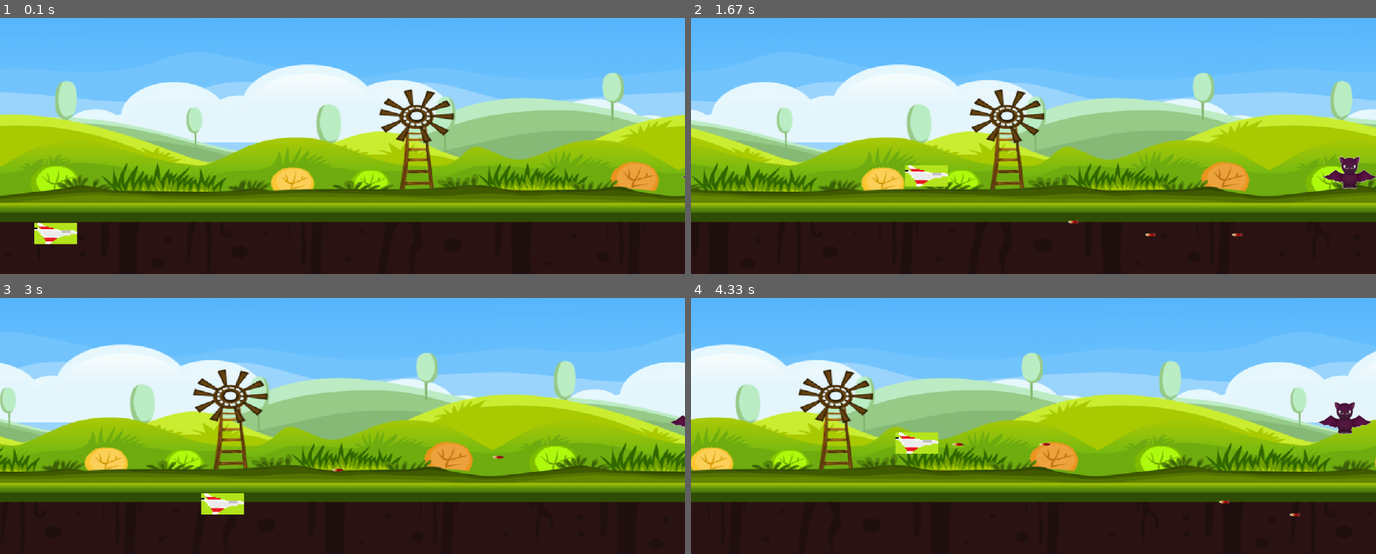
Above: before the commit, frames 1-4 (two rows, left to right).
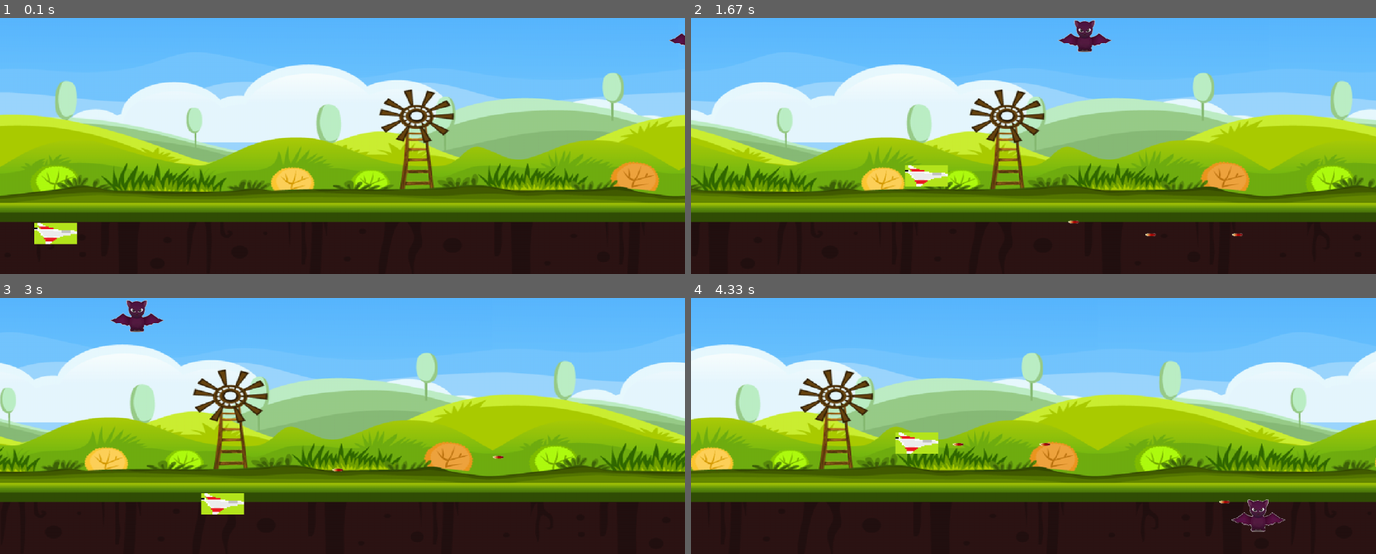
Above: after the commit, the same moments.

Repository: DJmong/Pygame
Game: pygame game, started from main.py
The game is run twice, just before and just after one commit, with the same random seed, the same clock (stepped at 60 frames per second) and the same inputs.
Inputs:
- Up to frame 1 (0.1 s): no input
- Up to frame 2 (1.67 s): hold Ctrl 0.33-0.8 s; hold Right 0.33-0.8 s; hold Right 0.83-1.3 s; tap Ctrl at 0.9, 1.2, 1.4 s; hold Up 1.33-1.63 s
- Up to frame 3 (3 s): hold Right 1.67-2.13 s; tap Ctrl at 1.73, 2.03, 2.23, 2.53, 2.8 s; hold Left 2.17-2.7 s; hold Down from 2.73 s (still down)
- Up to frame 4 (4.33 s): release Down at 3.03 s; hold Left 3.07-3.47 s; tap Ctrl at 3.13, 3.43, 3.57, 3.97, 4.27 s; hold Up 3.5-3.87 s; hold Right from 3.9 s (still down)

The runs differ from the first frame. In frame 1, less than 0.1% of the frame differs, in the area x 97-100%, y 5-63%; in frame 2, 0.9%, in the area x 53-100%, y 0-67%; in frame 3, 0.5%; in frame 4, 0.9%.

Commit message:
Make Enemy Class have more data

Diff:
--- a/main.py
+++ b/main.py
@@ -3,20 +3,20 @@
 from source import bgm
 from source import character as ch
 from source import engine as eg
+from source import resolution as res
+from source import enemy
 from time import sleep
 
 Color = (255, 255, 255)
 RED = (255, 0, 0)
-width = 1280
-height = 480
-background_width = width
+
+res.width = 1280
+res.height = 480
+
+background_width = res.width
 
 img_user = 'graphic/backup.png'
-img_enemy = 'graphic/bat.png'
 img_bg = 'graphic/background.png'
-
-bat_width = 100
-bat_height = 60
 
 fireball1_width = 140
 fireball1_height = 60
@@ -35,7 +35,7 @@
 
     largeText = pygame.font.Font('freesansbold.ttf', 115)
     TextSurf, TextRect = textObj(text, largeText)
-    TextRect.center = ((width / 2), (height / 2))
+    TextRect.center = ((res.width / 2), (res.height / 2))
     gamepad.blit(TextSurf, TextRect)
     pygame.display.update()
     sleep(2)
@@ -53,25 +53,23 @@
     global gamepad, user, clock, background1, background2
     global bat, fires, boom
 
-    eg.add_unit(bat)
-    eg.add_unit(user)
+
 
     bullet_list = []
 
     batDeath = False
     boom_count = 0
-    eg.add_enemy(bat)
-
-    user.setLocation(width * 0.05, height * 0.8)
+
+    user.setLocation(res.width * 0.05, res.height * 0.8)
 
     background1_x = 0
     background2_x = background_width
     speed = 2
 
-    bat.setLocation(width, random.randrange(0, height))
-
-    fire_x = width
-    fire_y = random.randrange(0, height)
+
+
+    fire_x = res.width
+    fire_y = random.randrange(0, res.height)
     random.shuffle(fires)
     fire = fires[0]
 
@@ -108,7 +106,6 @@
 
                 if event.key == pygame.K_LCTRL:
                     bullet = user.Attack()
-                    eg.add_unit(bullet)
                     bullet_list.append(bullet)
 
             if event.type == pygame.KEYUP:
@@ -139,13 +136,13 @@
         w, h = user.getSize()
         if y < 0:
             y = 0
-        elif y > (height - h):
-            y = (height - h)
+        elif y > (res.height - h):
+            y = (res.height - h)
 
         if x < 0:
             x = 0
-        elif x > (width - w):
-            x = (width - w)
+        elif x > (res.width - w):
+            x = (res.width - w)
 
         user.setLocation(x, y)
 
@@ -159,15 +156,16 @@
             fire_x -= 15
 
         if fire_x <= 0:
-            fire_x = width
-            fire_y = random.randrange(0, height)
+            fire_x = res.width
+            fire_y = random.randrange(0, res.height)
             random.shuffle(fires)
             fire = fires[0]
 
-        bat.setAccel(-1, 0)
+
         bat_x, bat_y = bat.getLocation()
+        bat_w, bat_h = bat.getSize()
         if bat_x <= 0:
-            bat.setLocation(width, random.randrange(0, height - bat_height))
+            bat.setLocation(res.width, random.randrange(0, res.height - bat_h))
 
         bat_x, bat_y = bat.getLocation()
         #bullet check for bat
@@ -175,12 +173,15 @@
             for bullet in bullet_list:
                 isShotBat = eg.chk_collision(bullet, bat)
                 if isShotBat == True:
+                    bat.take_dmg(1)
                     bullet_list.remove(bullet)
+
+                if bat.is_dead():
                     batDeath = True
                     continue
                 b_x, b_y = bullet.getLocation()
 
-                if b_y > height or b_y < 0 or b_x > width or b_x < 0:
+                if b_y > res.height or b_y < 0 or b_x > res.width or b_x < 0:
                     bullet_list.remove(bullet)
 
 
@@ -203,7 +204,7 @@
                     crash()
 
         bat_x, bat_y = bat.getLocation()
-
+        bat_w, bat_h = bat.getSize();
         if not batDeath:
             drawObject(bat.getImage(), bat_x, bat_y)
         else:
@@ -213,7 +214,9 @@
             drawObject(boom, bat_x, bat_y)
 
             if boom_count > 6:
-                bat.setLocation(width, random.randrange(0, height - bat_height))
+                bat.setLocation(res.width, random.randrange(0, res.height - bat_h))
+                del(bat)
+                bat = enemy.Bat()
                 batDeath = False
                 boom_count = 0
 
@@ -239,18 +242,17 @@
 
     fires = []
     pygame.init()
-    gamepad = pygame.display.set_mode((width, height))
+    gamepad = pygame.display.set_mode((res.width, res.height))
 
     user = ch.Player(img_user)
     user.setSize(aircraft_width, aircraft_height)
 
     pygame.display.set_caption("Test")
     background1 = pygame.image.load(img_bg)
-    background1 = pygame.transform.scale(background1, (width, height))
+    background1 = pygame.transform.scale(background1, (res.width, res.height))
     background2 = background1.copy()
 
-    bat = ch.Enemy(100, img_enemy)
-    bat.setSize(bat_width, bat_height)
+    bat = enemy.Bat()
 
     fires.append((0, pygame.image.load('graphic/fireball.png')))
     fires.append((0, pygame.image.load('graphic/fireball2.png')))
--- a/source/character.py
+++ b/source/character.py
@@ -1,6 +1,9 @@
 import pygame
-
-
+import os
+import random
+from source import resolution as res
+from source import engine as eg
+dir = os.pardir + '/graphic'
 class Point():
     def __init__(self):
         self.xy = [0, 0]
@@ -35,6 +38,10 @@
         super().__init__()
         self.setImage(image)
         self.wh = [0, 0]
+        eg.add_unit(self)
+
+    def __del__(self):
+        eg.del_unit(self)
 
     def setImage(self, image):
         self.image = pygame.image.load(image)
@@ -50,6 +57,9 @@
         return self.wh
 
 class Player(Unit):
+    def __init__(self, image):
+        super().__init__(image)
+
     def key_ins(self, key):
         pass
 
@@ -68,12 +78,22 @@
     def __init__(self, hp, image):
         super().__init__(image)
         self.hp = hp
+        eg.add_enemy(self)
+
+    def __del__(self):
+        eg.del_enemy(self)
 
     def getHp(self):
         return self.hp
 
-    def add_hp(self, hp):
-        self.hp += hp
+    def take_dmg(self, hp):
+        self.hp -= hp
+
+    def is_dead(self):
+        if self.hp <= 0:
+            return True
+        else:
+            return False
 
 class Bullet(Unit):
     def __init__(self, image, owner):
@@ -92,9 +112,7 @@
         else:
             return False
 
+
+
 if __name__ == "__main__":
-    a = Enemy(10, pygame.image.load('graphic/fireball.png'))
-    a.setLocation(1,2)
-    a.setAccel(2, 1)
-    a.move()
-    print(a.getLocation())
+    print(dir)
--- /dev/null
+++ b/source/enemy.py
@@ -0,0 +1,16 @@
+import random
+
+from source import character as ch
+from source import engine as eg
+from source import resolution as res
+
+
+class Bat(ch.Enemy):
+    def __init__(self):
+        super().__init__(10, 'graphic/bat.png')
+        self.setSize(100, 60)
+        self.setLocation(res.width, random.randrange(0, res.height - self.wh[1]))
+        self.setAccel(-6, 0)
+
+    def __del__(self):
+        pass
--- /dev/null
+++ b/source/resolution.py
@@ -0,0 +1,6 @@
+width = 1280
+height = 480
+
+if __name__ == '__main__':
+    str = "Resolution : " + str(width) + " x " + str(height)
+    print(str)
